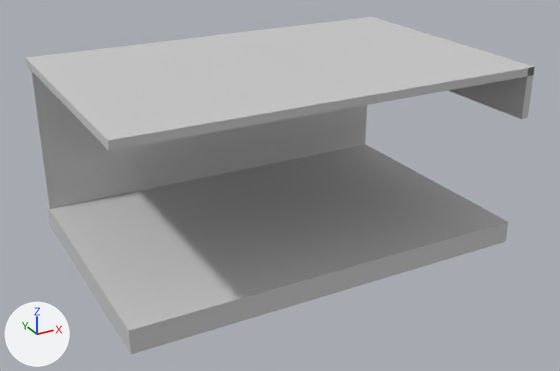
A saved change to the FBX model Assets/Art/kitchen_walls.FBX.
Both versions are drawn from a camera (50 mm lens) standing at (-258.0, -1725.0, 844.0) and looking at (526.0, -300.0, 131.0). Lighting does not change. The marker at lower left points along +X, +Y and +Z.

Names of what the first picture shows: 'kitchen_walls'.
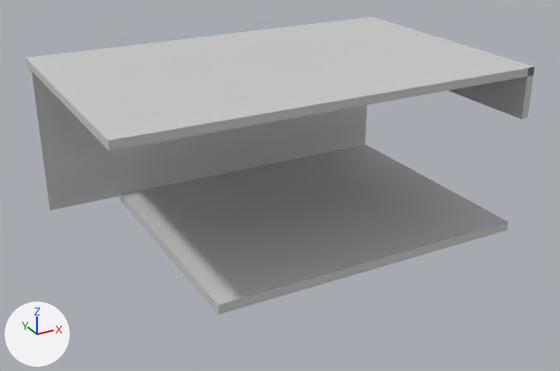
What differs and where, as boxes (x1, y1, x2, y2) in the pictures (560 x 371 px; the box of a moved part takes in the faces that stretch with it):
'kitchen_walls', reshaped (12% shorter)
    before: (25, 17, 535, 354)
    after: (25, 17, 535, 314)
part 1 of me_kitchen_walls_ncl1_1, moved or reshaped
    before: (48, 144, 508, 354)
    after: (119, 144, 508, 314)

The change in detail:
me_kitchen_walls_ncl1_1 has 766 vertices, 240 faces and spans x 349.0..1283.0, y -602.0..0.0, z -26.0..390.0.
me_kitchen_walls_ncl1_1 is used by ob_kitchen_walls; location (-285.0, 35.0, 20.0).
Verts and faces of me_kitchen_walls_ncl1_1; kept vertices keep their numbers, new ones are numbered from 766.
Before the commit, vertices of me_kitchen_walls_ncl1_1: 0 (354.0, 0.0, -26.0) at pixel (49, 224), 1 (354.0, 0.0, 26.0) at pixel (47, 205), 2 (1265.0, 0.0, 26.0), 3 (1265.0, 0.0, -26.0), 4 (354.0, -602.0, -26.0) at pixel (130, 354).
Before the commit, vertices of me_kitchen_walls_ncl1_1: 5 (1265.0, -602.0, -26.0) at pixel (505, 241), 6 (1265.0, -602.0, 26.0) at pixel (508, 221), 7 (354.0, -602.0, 26.0) at pixel (128, 330).
Part 1, on me_kitchen_walls_ncl1_1:
Vertices deleted: 0, 1, 3, 4, 5, 7 (with the faces that use them).
New vertex 766 is at (1265.0, -602.0, 5.0), pixel (507, 230).
New vertex 767 is at (531.0, -602.0, 26.0), pixel (218, 304).
New vertex 768 is at (531.0, -602.0, 5.0), pixel (218, 314).
New vertices 769, 770, 771 stand at vertices 766, 767, 768, in that order, plus (0.0, 602.0, 0.0).
New faces: (2, 6, 766, 769), (2, 770, 767, 6), (2, 769, 771, 770), (6, 767, 768, 766), (766, 768, 771, 769), (767, 770, 771, 768).
